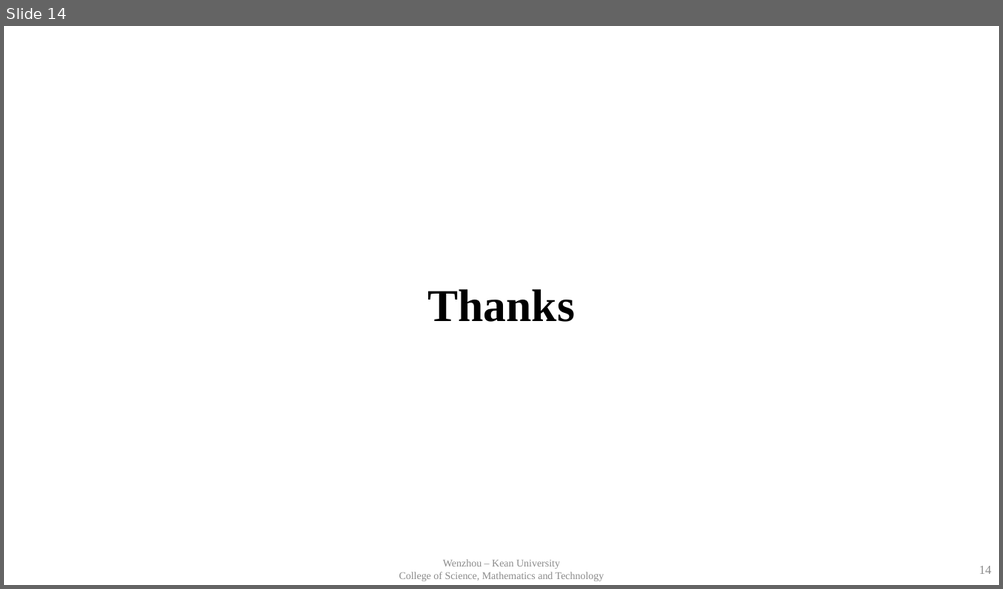
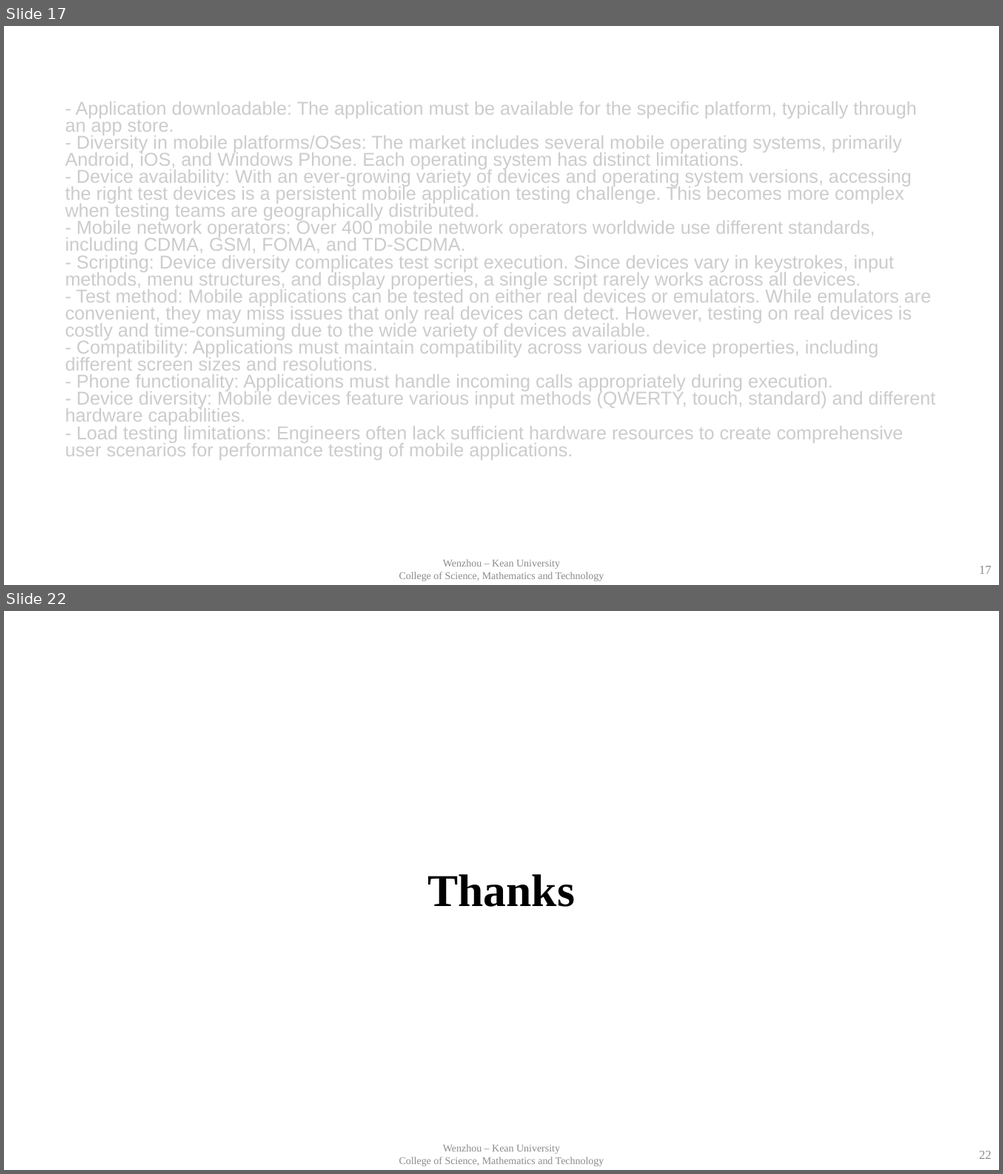
Before and after one commit to baocheng1989/sqa_paper, a slide deck: presentation.pptx. Shown one above the other, each under a label of ours: slide 14 before the commit, slides 17 and 22 after it; the slides between them are not shown. The pictures are 1003x589 and 1003x1174 pixels, drawn with LibreOffice and Linux fonts; fonts in the diff are those of the drawing; background and template pictures are left out. Boxes give left, top, right and bottom in pixels: in the first picture for what was removed or moved away, otherwise in the second. Text is boxed around its words. In the diff, an @@ line names an element or a change of style, - is before the commit and + after.

```diff
--- a/presentation.pptx
+++ b/presentation.pptx
@@ slide 17 added at bbox=[4, 26, 999, 585], background #FFFFFF @@
@@ text added at bbox=[65, 101, 936, 460], 18 pt, text #CCCCCC @@
+- Application downloadable: The application must be available for the specific platform, typically through an app store.
+- Diversity in mobile platforms/OSes: The market includes several mobile operating systems, primarily Android, iOS, and Windows Phone. Each operating system has distinct limitations.
+- Device availability: With an ever-growing variety of devices and operating system versions, accessing the right test devices is a persistent mobile application testing challenge. This becomes more complex when testing teams are geographically distributed.
+- Mobile network operators: Over 400 mobile network operators worldwide use different standards, including CDMA, GSM, FOMA, and TD-SCDMA.
+- Scripting: Device diversity complicates test script execution. Since devices vary in keystrokes, input methods, menu structures, and display properties, a single script rarely works across all devices.
+- Test method: Mobile applications can be tested on either real devices or emulators. While emulators are convenient, they may miss issues that only real devices can detect. However, testing on real devices is costly and time-consuming due to the wide variety of devices available.
+- Compatibility: Applications must maintain compatibility across various device properties, including different screen sizes and resolutions.
+- Phone functionality: Applications must handle incoming calls appropriately during execution.
+- Device diversity: Mobile devices feature various input methods (QWERTY, touch, standard) and different hardware capabilities.
+- Load testing limitations: Engineers often lack sufficient hardware resources to create comprehensive user scenarios for performance testing of mobile applications.
@@ text added at bbox=[399, 560, 604, 582], 10 pt, text #8C8C8C @@
+Wenzhou – Kean University
+College of Science, Mathematics and Technology
@@ page number added at bbox=[979, 566, 991, 574], 12 pt, text #8C8C8C @@
+17
@@ what was slide 14 is now slide 22 @@
@@ page number at bbox=[979, 1151, 991, 1159]: text changed @@
-14
+22
```
Also in this commit, not shown: 6 slides changed, 7 other slides added.
